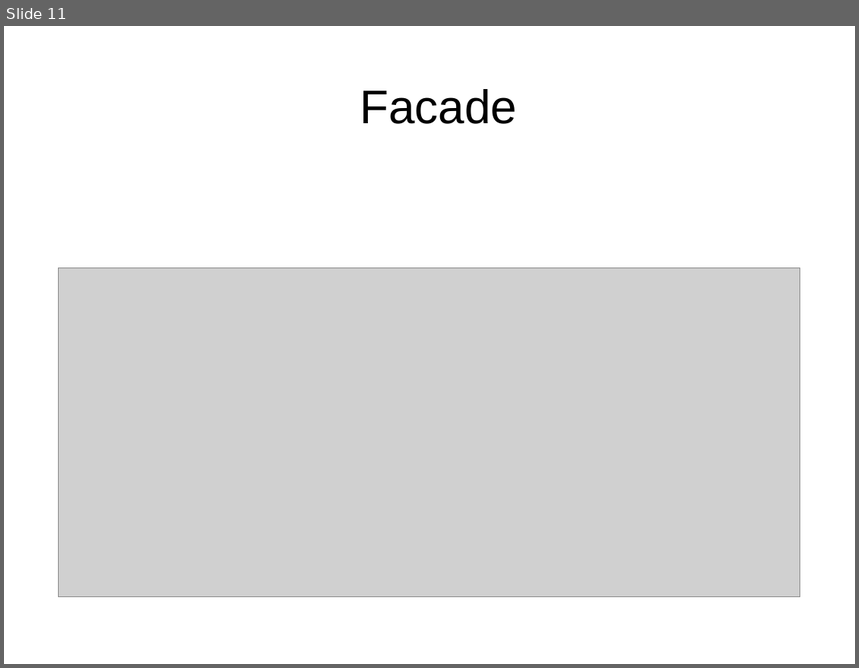
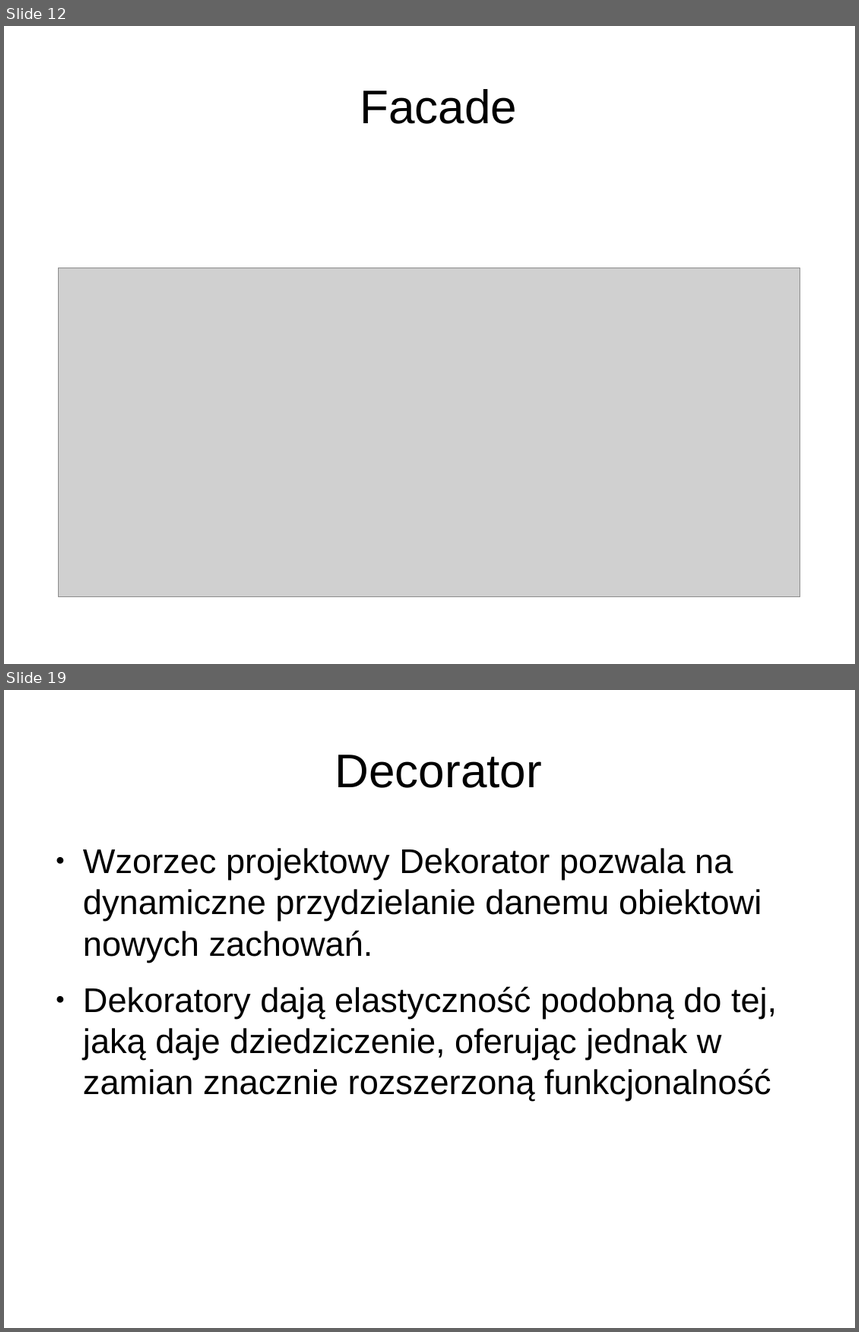
Before and after one commit to anicos/wzorce-projektowe-prezentacja, a slide deck: Part_2.odp. Shown one above the other, each under a label of ours: slide 11 before the commit, slides 12 and 19 after it; the slides between them are not shown. The pictures are 859x668 and 859x1332 pixels, drawn with LibreOffice and Linux fonts; fonts in the diff are those of the drawing; grey boxes stand for pictures. Boxes give left, top, right and bottom in pixels: in the first picture for what was removed or moved away, otherwise in the second. Text is boxed around its words. In the diff, an @@ line names an element or a change of style, - is before the commit and + after.

```diff
--- a/Part_2.odp
+++ b/Part_2.odp
@@ slide 19 added at (4,690,855,1328), background #FFFFFF @@
@@ title added at (335,755,542,788), 44 pt, text #000000 @@
+Decorator
@@ text added at (83,848,777,1101), 32 pt, text #000000 @@
+● Wzorzec projektowy Dekorator pozwala na dynamiczne przydzielanie danemu obiektowi nowych zachowań.
+● Dekoratory dają elastyczność podobną do tej, jaką daje dziedziczenie, oferując jednak w zamian znacznie rozszerzoną funkcjonalność
@@ what was slide 11 is now slide 12 @@
```
Also in this commit, not shown: 1 slide changed, 11 other slides added.
